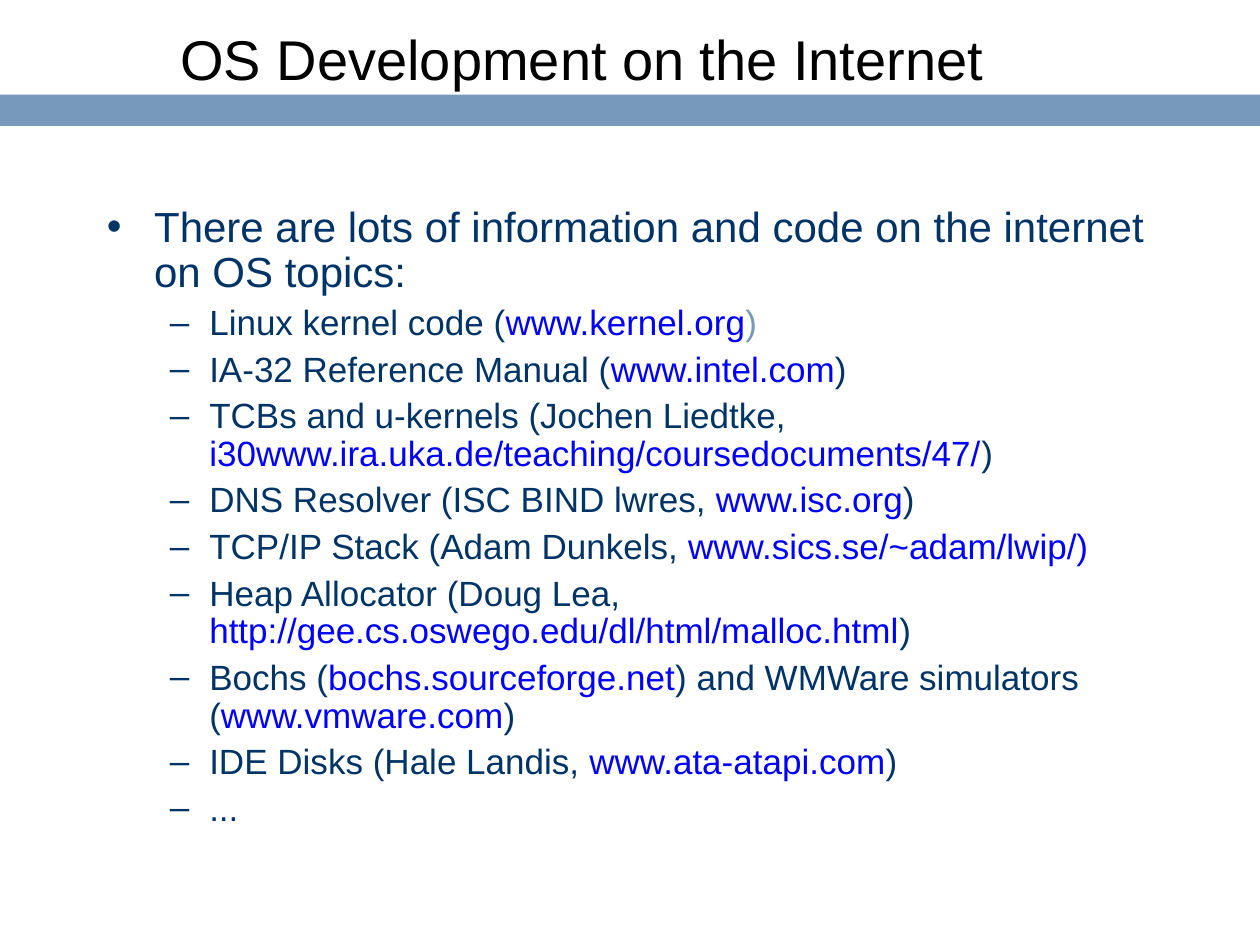
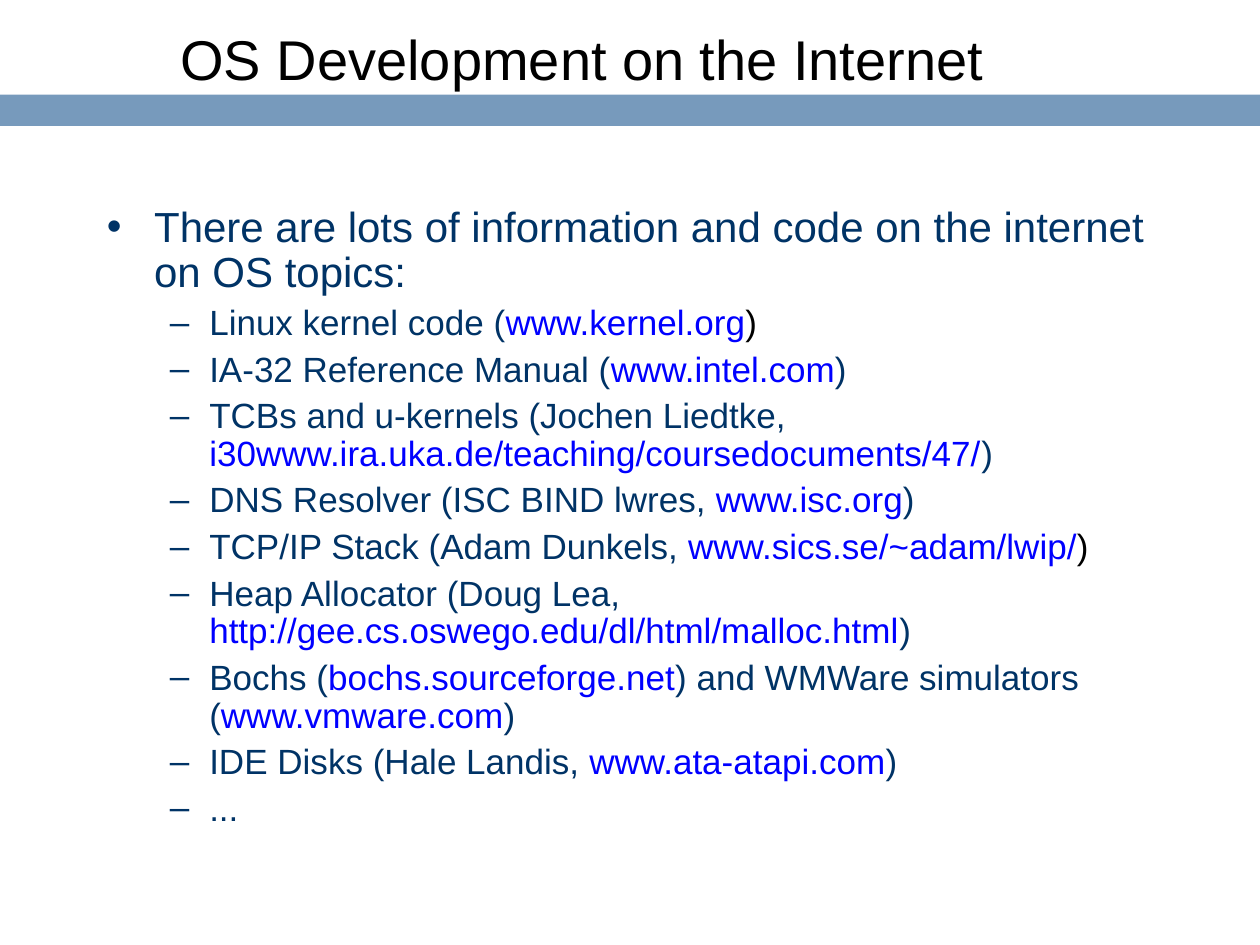
Before and after one commit to ringgaard/sanos, a slide deck: slide 21 of doc/jbox-jaoo.ppt. Drawn at 1260x945 pixels with LibreOffice and Linux fonts; fonts in the diff are those of the drawing; background and template pictures are left out. Boxes give left, top, right and bottom in pixels: in the first picture for what was removed or moved away, otherwise in the second. Text is boxed around its words. In the diff, an @@ line names an element or a change of style, - is before the commit and + after.

```diff
--- a/doc/jbox-jaoo.ppt
+++ b/doc/jbox-jaoo.ppt
@@ text at (209,309,1088,566): text colour #779ABC to #000000 in "(www.kernel.org)"; text colour #0000FF to #000000 in "www.sics.se/~adam/lwip/)" @@
```
Also in this commit, not shown: 6 other slides changed, 3 other files.
